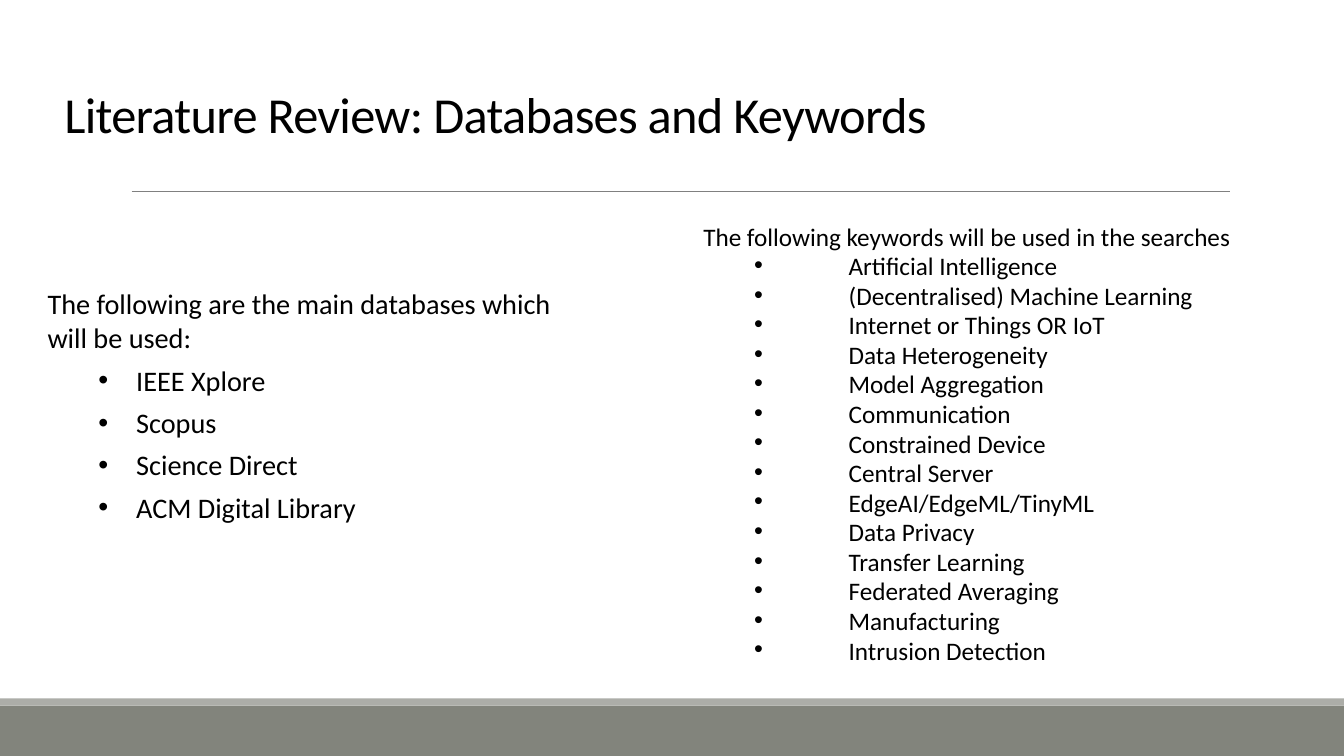
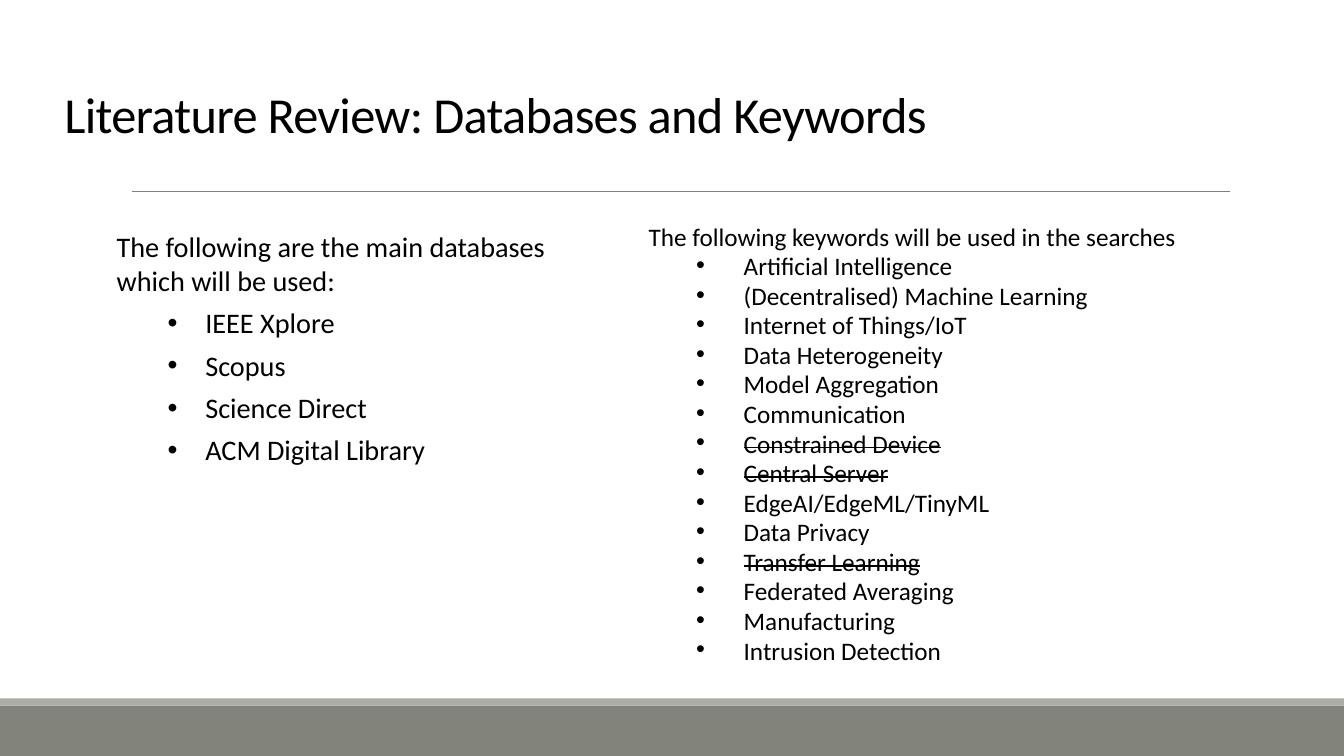
Before and after one commit to ofithcheallaigh/phd, a slide deck: slide 5 of Presentations/Supervisor Meetings/2024/20240209.pptx. Drawn at 1344x756 pixels with LibreOffice and Linux fonts; fonts in the diff are those of the drawing. Boxes give left, top, right and bottom in pixels: in the first picture for what was removed or moved away, otherwise in the second. Text is boxed around its words. In the diff, an @@ line names an element or a change of style, - is before the commit and + after.

Commit message:
Added some information to the keywords slides

```diff
--- a/Presentations/Supervisor Meetings/2024/20240209.pptx
+++ b/Presentations/Supervisor Meetings/2024/20240209.pptx
@@ text "The following are the main ..." rewrapped from bbox=[48, 294, 550, 523] to bbox=[117, 237, 545, 465] @@
@@ text "The following keywords will be ...": place and size @@
-text "The following keywords will be ..." at bbox=[703, 228, 1230, 661]
+text "The following keywords will be ..." at bbox=[649, 228, 1175, 661]
@@ text at bbox=[744, 257, 1087, 661]: strikethrough on in "Constrained Device", "Central Server", "Transfer Learning"; list level 2 to 1 in "Artificial Intelligence"; list level 2 to 1 in "(Decentralised) Machine Learning"; list level 2 to 1 in "Data Heterogeneity"; list level 2 to 1 in "Model Aggregation"; list level 2 to 1 in "Communication"; list level 2 to 1 in "Constrained Device"; list level 2 to 1 in "Central Server"; list level 2 to 1 in "EdgeAI/EdgeML/TinyML"; list level 2 to 1 in "Data Privacy"; list level 2 to 1 in "Transfer Learning"; list level 2 to 1 in "Federated Averaging"; list level 2 to 1 in "Manufacturing"; list level 2 to 1 in "Intrusion Detection" @@
@@ text at bbox=[744, 316, 967, 339]: text changed @@
-  • Internet or Things OR IoT
+• Internet of Things/IoT
```
Also in this commit, not shown: 1 other slide changed.
